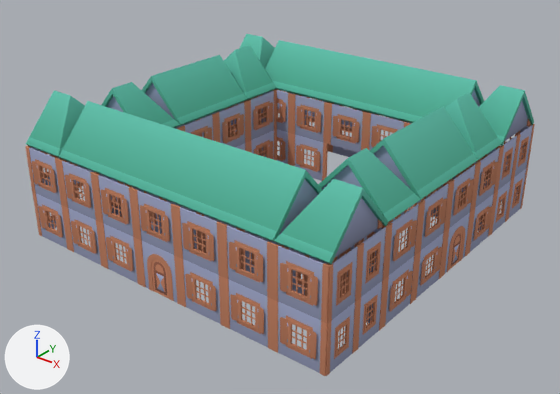
The glTF model roblox-games/mare-essentia/assets/inbox-hold/london_bld_university.glb: old version first, new version second.
Rendered twice from a camera (50 mm lens) standing at (25.0, -32.0, 21.2) and looking at (0.4, -1.3, 2.2). The axes (+X, +Y, +Z) are drawn at lower left. The lights are the same throughout. The older version comes first.

The scene before the commit, as lines of its bpy script (objects in view):
```python
me_roof_gable = bpy.data.meshes.new('roof-gable')
me_roof_gable.from_pydata(...)  # 42 vertices, 72 faces; spans x -0.55..0.55, y -0.535..0.535, z 0.0..0.571
me_roof_gable.materials.append(mat_colormap_003)
me_wall_window_shutters = bpy.data.meshes.new('wall-window-shutters')
me_wall_window_shutters.from_pydata(...)  # 178 vertices, 286 faces; spans x 0.325..0.5, y -0.5..0.5, z 0.0..1.0
me_wall_window_shutters.materials.append(mat_colormap)
ob_roof_gable_004 = bpy.data.objects.new('roof-gable.004', me_roof_gable)
ob_roof_gable_004.parent = ob_north_academic_roof_5
ob_roof_gable_004.location = (0.0, 0.0, 0.0)
ob_wall_window_shutters_101 = bpy.data.objects.new('wall-window-shutters.101', me_wall_window_shutters)
ob_wall_window_shutters_101.parent = ob_east_lecture_facade_1_1_0
ob_wall_window_shutters_101.location = (0.0, 0.0, 0.0)
ob_wall_window_shutters_107 = bpy.data.objects.new('wall-window-shutters.107', me_wall_window_shutters)
ob_wall_window_shutters_107.parent = ob_east_lecture_facade_1_1_3
ob_wall_window_shutters_107.location = (0.0, 0.0, 0.0)
# also in view: 'wall-window-shutters.032' at (10.0, -6.9, 4.1); 'wall-window-shutters.049' at (10.0, 6.9, 1.4); 'roof-gable.010' at (-7.8, -1.5, 6.7); 'wall-window-shutters.093' at (10.0, -1.5, 1.4); 'roof-gable' at (-5.7, -8.0, 6.7)
```
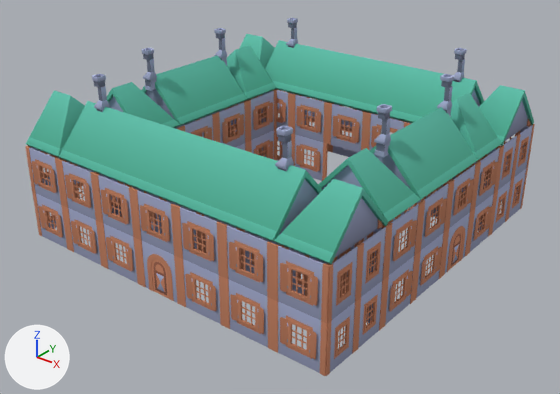
Commit message: Mare: refine university roofline with eight approved chimney stacks

Changed parts and their boxes [x1, y1, x2, y2] in the pictures (560 x 394 px):
'chimney-base_7.8_3', added (blue)
    after: [374, 118, 391, 157]
'chimney-base_6_8', added
    after: [275, 140, 294, 171]
'chimney-base_-7.8_3', added
    after: [143, 59, 157, 91]
'chimney-base_7.8_-3', added
    after: [437, 86, 453, 117]
'chimney-base_-6_8', added
    after: [94, 86, 110, 112]
'chimney-top_6_8', added
    after: [276, 126, 293, 143]
'chimney-top_7.8_3', added
    after: [377, 104, 392, 120]
'chimney-base_-7.8_-3', added
    after: [215, 38, 227, 66]
'chimney-base_6_-8', added
    after: [453, 59, 465, 82]
'chimney-top_-6_8', added
    after: [92, 74, 106, 87]
'chimney-top_7.8_-3', added
    after: [440, 74, 454, 88]
'chimney-base_-6_-8', added
    after: [286, 27, 298, 48]
'chimney-top_6_-8', added
    after: [454, 48, 467, 60]
'chimney-top_-7.8_3', added
    after: [142, 48, 154, 60]
'chimney-top_-7.8_-3', added
    after: [214, 28, 226, 39]
'chimney-top_-6_-8', added
    after: [287, 18, 298, 28]

Diff of the bpy script that builds the scene:
```diff
--- a/roblox-games/mare-essentia/assets/inbox-hold/london_bld_university.glb.py
+++ b/roblox-games/mare-essentia/assets/inbox-hold/london_bld_university.glb.py
@@ mat_colormap_005 @@
+mat_colormap_005 = bpy.data.materials.new('colormap.005')
+# uses the picture img_colormap_005
@@ mat_colormap_004 @@
+mat_colormap_004 = bpy.data.materials.new('colormap.004')
+# uses the picture img_colormap_004
@@ ob_chimney_top_7_8_3 @@
+ob_chimney_top_7_8_3 = bpy.data.objects.new('chimney-top_7.8_3', me_chimney_top)  # 48 vertices, 78 faces; spans x 0.213..0.465, y -0.17..0.17, z 0.0..0.625
+ob_chimney_top_7_8_3.location = (7.07, -3.0, 9.05)
+ob_chimney_top_7_8_3.scale = (2.15, 1.68, 0.85)
@@ ob_chimney_top_7_8__3 @@
+ob_chimney_top_7_8__3 = bpy.data.objects.new('chimney-top_7.8_-3', me_chimney_top)  # 48 vertices, 78 faces; spans x 0.213..0.465, y -0.17..0.17, z 0.0..0.625
+ob_chimney_top_7_8__3.location = (7.07, 3.0, 9.05)
+ob_chimney_top_7_8__3.scale = (2.15, 1.68, 0.85)
@@ ob_chimney_top__7_8_3 @@
+ob_chimney_top__7_8_3 = bpy.data.objects.new('chimney-top_-7.8_3', me_chimney_top)  # 48 vertices, 78 faces; spans x 0.213..0.465, y -0.17..0.17, z 0.0..0.625
+ob_chimney_top__7_8_3.location = (-8.53, -3.0, 9.05)
+ob_chimney_top__7_8_3.scale = (2.15, 1.68, 0.85)
@@ ob_chimney_top__7_8__3 @@
+ob_chimney_top__7_8__3 = bpy.data.objects.new('chimney-top_-7.8_-3', me_chimney_top)  # 48 vertices, 78 faces; spans x 0.213..0.465, y -0.17..0.17, z 0.0..0.625
+ob_chimney_top__7_8__3.location = (-8.53, 3.0, 9.05)
+ob_chimney_top__7_8__3.scale = (2.15, 1.68, 0.85)
@@ ob_chimney_top_6__8 @@
+ob_chimney_top_6__8 = bpy.data.objects.new('chimney-top_6_-8', me_chimney_top)  # 48 vertices, 78 faces; spans x 0.213..0.465, y -0.17..0.17, z 0.0..0.625
+ob_chimney_top_6__8.location = (5.27, 8.0, 9.05)
+ob_chimney_top_6__8.scale = (2.15, 1.68, 0.85)
@@ ob_chimney_top__6__8 @@
+ob_chimney_top__6__8 = bpy.data.objects.new('chimney-top_-6_-8', me_chimney_top)  # 48 vertices, 78 faces; spans x 0.213..0.465, y -0.17..0.17, z 0.0..0.625
+ob_chimney_top__6__8.location = (-6.73, 8.0, 9.05)
+ob_chimney_top__6__8.scale = (2.15, 1.68, 0.85)
@@ ob_chimney_top_6_8 @@
+ob_chimney_top_6_8 = bpy.data.objects.new('chimney-top_6_8', me_chimney_top)  # 48 vertices, 78 faces; spans x 0.213..0.465, y -0.17..0.17, z 0.0..0.625
+ob_chimney_top_6_8.location = (5.27, -8.0, 9.05)
+ob_chimney_top_6_8.scale = (2.15, 1.68, 0.85)
@@ ob_chimney_top__6_8 @@
+ob_chimney_top__6_8 = bpy.data.objects.new('chimney-top_-6_8', me_chimney_top)  # 48 vertices, 78 faces; spans x 0.213..0.465, y -0.17..0.17, z 0.0..0.625
+ob_chimney_top__6_8.location = (-6.73, -8.0, 9.05)
+ob_chimney_top__6_8.scale = (2.15, 1.68, 0.85)
@@ ob_chimney_base_7_8_3 @@
+ob_chimney_base_7_8_3 = bpy.data.objects.new('chimney-base_7.8_3', me_chimney_base)  # 48 vertices, 78 faces; spans x 0.081..0.425, y -0.26..0.26, z 0.0..1.0
+ob_chimney_base_7_8_3.location = (7.4, -3.0, 7.25)
+ob_chimney_base_7_8_3.scale = (1.6, 1.1, 1.8)
@@ ob_chimney_base_7_8__3 @@
+ob_chimney_base_7_8__3 = bpy.data.objects.new('chimney-base_7.8_-3', me_chimney_base)  # 48 vertices, 78 faces; spans x 0.081..0.425, y -0.26..0.26, z 0.0..1.0
+ob_chimney_base_7_8__3.location = (7.4, 3.0, 7.25)
+ob_chimney_base_7_8__3.scale = (1.6, 1.1, 1.8)
@@ ob_chimney_base__7_8_3 @@
+ob_chimney_base__7_8_3 = bpy.data.objects.new('chimney-base_-7.8_3', me_chimney_base)  # 48 vertices, 78 faces; spans x 0.081..0.425, y -0.26..0.26, z 0.0..1.0
+ob_chimney_base__7_8_3.location = (-8.2, -3.0, 7.25)
+ob_chimney_base__7_8_3.scale = (1.6, 1.1, 1.8)
@@ ob_chimney_base__7_8__3 @@
+ob_chimney_base__7_8__3 = bpy.data.objects.new('chimney-base_-7.8_-3', me_chimney_base)  # 48 vertices, 78 faces; spans x 0.081..0.425, y -0.26..0.26, z 0.0..1.0
+ob_chimney_base__7_8__3.location = (-8.2, 3.0, 7.25)
+ob_chimney_base__7_8__3.scale = (1.6, 1.1, 1.8)
@@ ob_chimney_base_6__8 @@
+ob_chimney_base_6__8 = bpy.data.objects.new('chimney-base_6_-8', me_chimney_base)  # 48 vertices, 78 faces; spans x 0.081..0.425, y -0.26..0.26, z 0.0..1.0
+ob_chimney_base_6__8.location = (5.6, 8.0, 7.25)
+ob_chimney_base_6__8.scale = (1.6, 1.1, 1.8)
@@ ob_chimney_base__6__8 @@
+ob_chimney_base__6__8 = bpy.data.objects.new('chimney-base_-6_-8', me_chimney_base)  # 48 vertices, 78 faces; spans x 0.081..0.425, y -0.26..0.26, z 0.0..1.0
+ob_chimney_base__6__8.location = (-6.4, 8.0, 7.25)
+ob_chimney_base__6__8.scale = (1.6, 1.1, 1.8)
@@ ob_chimney_base_6_8 @@
+ob_chimney_base_6_8 = bpy.data.objects.new('chimney-base_6_8', me_chimney_base)  # 48 vertices, 78 faces; spans x 0.081..0.425, y -0.26..0.26, z 0.0..1.0
+ob_chimney_base_6_8.location = (5.6, -8.0, 7.25)
+ob_chimney_base_6_8.scale = (1.6, 1.1, 1.8)
@@ ob_chimney_base__6_8 @@
+ob_chimney_base__6_8 = bpy.data.objects.new('chimney-base_-6_8', me_chimney_base)  # 48 vertices, 78 faces; spans x 0.081..0.425, y -0.26..0.26, z 0.0..1.0
+ob_chimney_base__6_8.location = (-6.4, -8.0, 7.25)
+ob_chimney_base__6_8.scale = (1.6, 1.1, 1.8)
```
